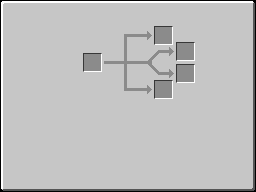
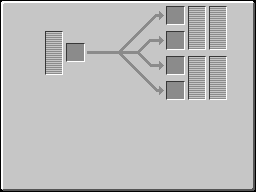
Comparing the layer stacks of the two w=256, h=192 images. Changes:
painted on "input" over [left=66, top=43, right=102, bottom=72]
added layer "energy" in group "GUI" over [left=45, top=31, right=63, bottom=75]
added layer "fluid outputs" in group "GUI" over [left=188, top=6, right=227, bottom=100]
painted on "arrow" over [left=87, top=11, right=174, bottom=95]
painted on "output" over [left=154, top=6, right=185, bottom=45]
painted on "output2" over [left=166, top=31, right=195, bottom=61]
painted on "output3" over [left=166, top=56, right=195, bottom=83]
painted on "output4" over [left=154, top=80, right=185, bottom=100]
